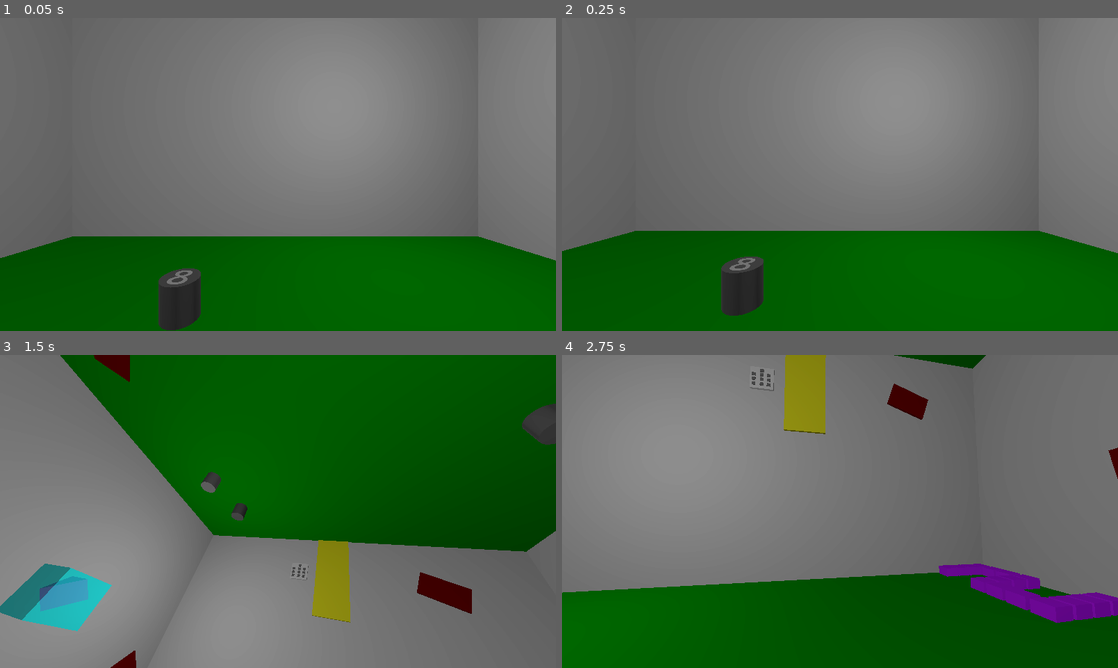
Above: before the commit, frames 1-4 (two rows, left to right).
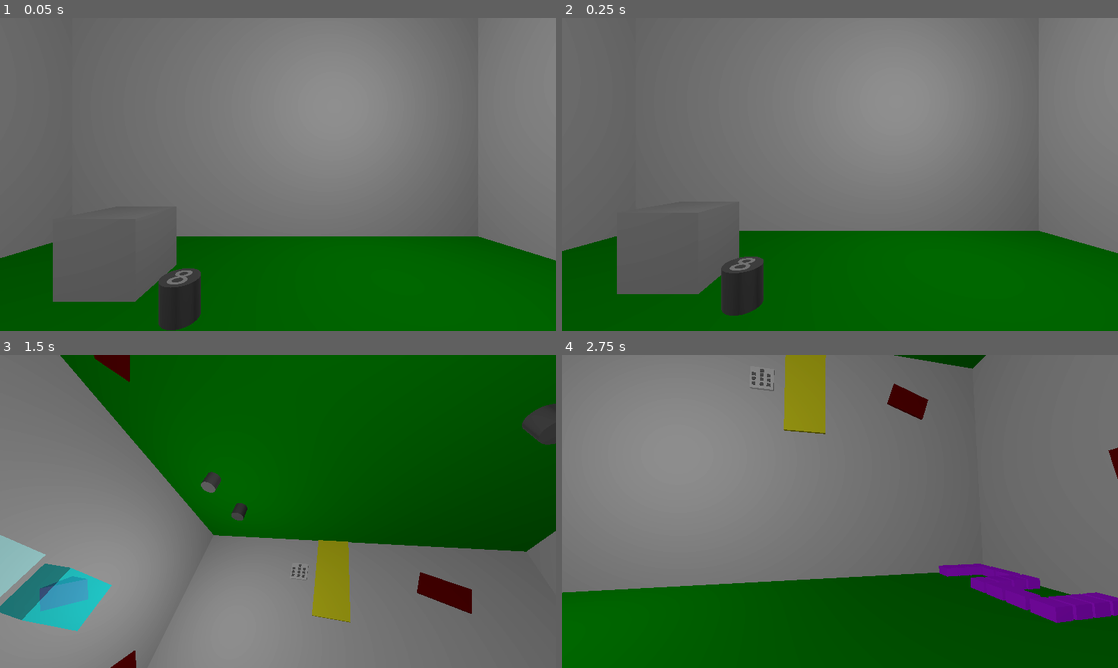
Above: after the commit, the same moments.

Repository: TheObtey/overhead-prototype
Game: Godot game, scene res://scenes/elouan_level.tscn
The game is run twice, just before and just after one commit, with the same random seed, the same clock (stepped at 60 frames per second) and the same inputs.
Inputs (mouse positions are in pixels of both pictures, inside the frame that each line leads up to):
- Up to frame 1 (0.05 s): no input
- Up to frame 2 (0.25 s): no input
- Up to frame 3 (1.5 s): tap Enter (ui_accept) at 0.5, 0.77 s; move the mouse to (305, 511) at 0.52 s; hold E (interact) 0.53-1.28 s; hold W (move_forward) from 0.53 s (still down); click (305, 511) at 0.67 s; move the mouse to (250, 511) at 1.27 s; tap E (interact) at 1.35 s
- Up to frame 4 (2.75 s): keep holding W (move_forward); tap Enter (ui_accept) at 1.52 s; move the mouse to (851, 505) at 2.02 s; hold Shift (sprint) from 2.03 s (still down); tap E (interact) at 2.3 s

The runs differ from the first frame. In frame 1, 4.2% of the frame differs, in the area x 9-32%, y 69-91%; in frame 2, 4.0%; in frame 3, 0.8%; in frame 4, nothing differs.

Commit message:
[ADD] Breakable glass box

Diff:
--- /dev/null
+++ b/breakables/breakable_glass_box.tscn
@@ -0,0 +1,24 @@
+[gd_scene format=3 uid="uid://e8mxc1g6hcuk"]
+
+[ext_resource type="Script" uid="uid://bycsg1dhngvej" path="res://scripts/Breakables/breakable_glass.gd" id="1_e4gkc"]
+
+[sub_resource type="BoxMesh" id="BoxMesh_wu2y6"]
+
+[sub_resource type="StandardMaterial3D" id="StandardMaterial3D_7dt4p"]
+transparency = 1
+albedo_color = Color(0.61960787, 1, 1, 0.5882353)
+roughness = 0.3
+
+[sub_resource type="BoxShape3D" id="BoxShape3D_e4gkc"]
+
+[node name="BreakableGlassBox" type="RigidBody3D" unique_id=1280996782]
+contact_monitor = true
+max_contacts_reported = 10
+script = ExtResource("1_e4gkc")
+
+[node name="MeshInstance3D" type="MeshInstance3D" parent="." unique_id=1381273331]
+mesh = SubResource("BoxMesh_wu2y6")
+surface_material_override/0 = SubResource("StandardMaterial3D_7dt4p")
+
+[node name="CollisionShape3D" type="CollisionShape3D" parent="." unique_id=32459983]
+shape = SubResource("BoxShape3D_e4gkc")
--- a/scenes/elouan_level.tscn
+++ b/scenes/elouan_level.tscn
@@ -2,7 +2,9 @@
 
 [ext_resource type="PackedScene" uid="uid://bldyqgwggrwhb" path="res://scripts/Player/character_body_3d_2.tscn" id="1_0p4q2"]
 [ext_resource type="PackedScene" uid="uid://dpx3siu7oittm" path="res://scenes/FrameCode3D.tscn" id="1_6qvqw"]
+[ext_resource type="PackedScene" uid="uid://e8mxc1g6hcuk" path="res://breakables/breakable_glass_box.tscn" id="2_a5y23"]
 [ext_resource type="PackedScene" uid="uid://bxp2flp0xdgmo" path="res://fields/GravityField.tscn" id="2_tvkhb"]
+[ext_resource type="PackedScene" uid="uid://el5gumv8gqvx" path="res://interactions_components/cube.tscn" id="4_3cj86"]
 
 [sub_resource type="ProceduralSkyMaterial" id="ProceduralSkyMaterial_370ao"]
 sky_top_color = Color(0, 0.0020112668, 0.011213176, 1)
@@ -342,11 +344,18 @@
 transform = Transform3D(1.324619, 0, 0, 0, 5.2416997, 0, 0, 0, 1, 6.8626733, 27.41077, -8.543185)
 mesh = SubResource("SphereMesh_0p4q2")
 
+[node name="BreakableGlassBox" parent="Level1/Props" unique_id=1280996782 instance=ExtResource("2_a5y23")]
+transform = Transform3D(4.10977, 0, 0, 0, 4.10977, 0, 0, 0, 4.10977, 22.291348, 17.566164, -1.6999898)
+freeze = true
+
 [node name="GravityField" parent="Level1" unique_id=481600865 instance=ExtResource("2_tvkhb")]
 transform = Transform3D(9.812913, 0, 0, 0, 32.437134, 0, 0, 0, 11.228619, 20.72794, 14.79611, -19.939442)
 
 [node name="GravityField2" parent="Level1" unique_id=579728395 instance=ExtResource("2_tvkhb")]
 transform = Transform3D(53.838356, 0, 0, 0, 15.201067, 0, 0, 0, 53.533875, 0.38383007, 22.773794, -0.38570023)
 
+[node name="cube" parent="Level1" unique_id=1055829007 instance=ExtResource("4_3cj86")]
+transform = Transform3D(4.653645, 0, 0, 0, 4.653645, 0, 0, 0, 4.653645, 10.087666, 2.6250548, 13.805792)
+
 [node name="CharacterBody3D2" parent="." unique_id=343458654 instance=ExtResource("1_0p4q2")]
 transform = Transform3D(4, 0, 0, 0, 4, 0, 0, 0, 4, 0, 5.105285, 0)
--- /dev/null
+++ b/scripts/Breakables/breakable_glass.gd
@@ -0,0 +1,40 @@
+extends RigidBody3D
+
+@export var break_impact_threshold: float = 3.0
+@export var destroy_on_break: bool = true
+
+var is_broken: bool = false
+var previous_speed: float = 0.0
+
+# Called when the node enters the scene tree for the first time.
+func _ready() -> void:
+	contact_monitor = true
+	max_contacts_reported = 10
+	body_entered.connect(_on_body_entered)
+
+func _physics_process(_delta: float) -> void:
+	previous_speed = linear_velocity.length()
+
+func _on_body_entered(body: Node) -> void:
+	if is_broken:
+		return
+
+	var self_impact_speed: float = previous_speed
+	var body_impact_speed: float = 0.0
+
+	if body is RigidBody3D:
+		body_impact_speed = body.linear_velocity.length()
+
+	var impact_speed: float = max(self_impact_speed, body_impact_speed)
+
+	if impact_speed >= break_impact_threshold:
+		break_glass()
+
+func break_glass() -> void:
+	if is_broken:
+		return
+
+	is_broken = true
+
+	if destroy_on_break:
+		queue_free()
Not shown, added: scripts/Breakables/breakable_glass.gd.uid
